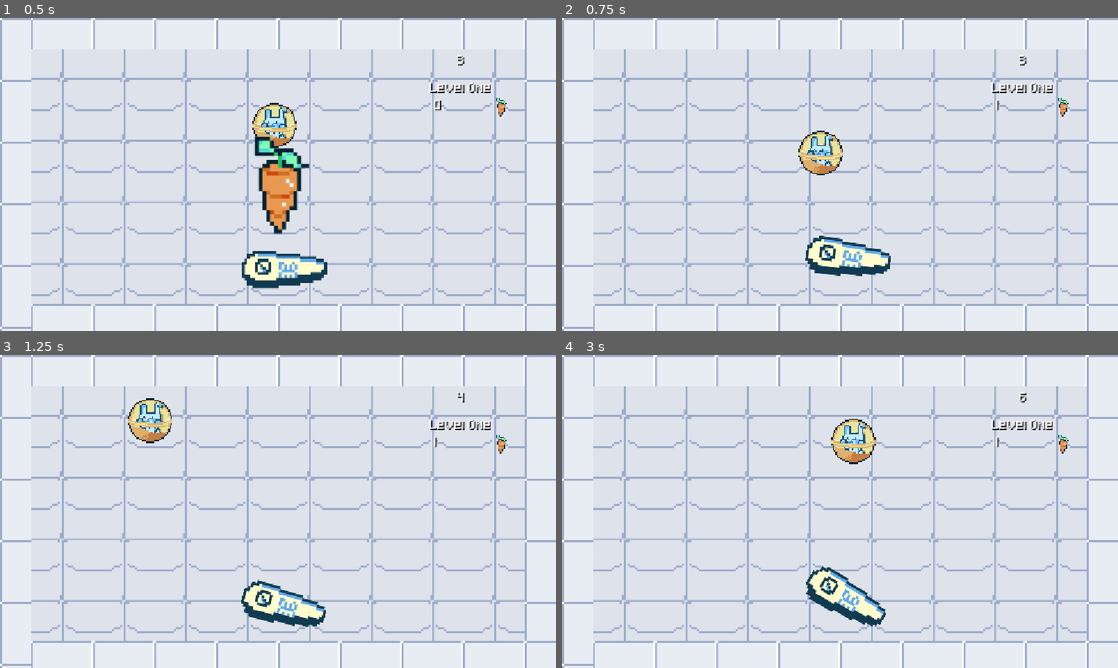
Above: before the commit, frames 1-4 (two rows, left to right).
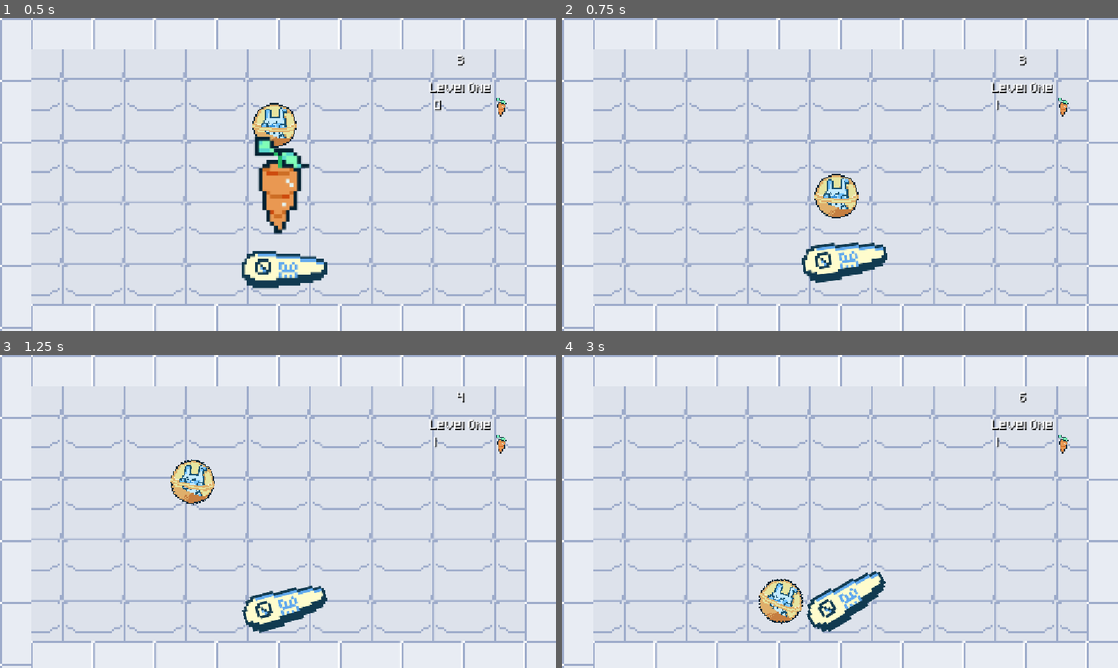
Above: after the commit, the same moments.

Repository: Junoholic/Bounce-Back-Project
Game: Godot game, scene res://main.tscn
The game is run twice, just before and just after one commit, with the same random seed, the same clock (stepped at 60 frames per second) and the same inputs.
Inputs:
- Up to frame 1 (0.5 s): no input
- Up to frame 2 (0.75 s): hold D (move_right) from 0.53 s (still down); hold 1 (paddle 1) from 0.53 s (still down)
- Up to frame 3 (1.25 s): keep holding D (move_right); keep holding 1 (paddle 1)
- Up to frame 4 (3 s): release D (move_right) at 1.28 s; release 1 (paddle 1) at 1.28 s; hold A (move_left) 1.28-2.03 s; tap 1 (paddle 1) at 1.35, 2.85 s; hold 1 (paddle 1) 2.03-2.78 s; hold D (move_right) from 2.03 s (still down)

Frame 1 is identical in both runs. In frame 2, 3.0% of the frame differs, in the area x 42-60%, y 36-85%; in frame 3, 3.4%; in frame 4, 3.8%, in the area x 35-59%, y 20-89%.

Commit message:
paddle

Diff:
--- a/pinbounce/Paddle.gd
+++ b/pinbounce/Paddle.gd
@@ -4,7 +4,7 @@
 var baseposition
 var rotationMult = 8
 var length = 0.2
-var pivotDistance = 60
+var pivotDistance = -50
 var rot
 
 # Called when the node enters the scene tree for the first time.
@@ -26,9 +26,9 @@
 
 	if cooldown >= 0:
 		if cooldown >= length / 2:
-			rot = rotationMult * (length - cooldown)
+			rot = -rotationMult * (length - cooldown)
 		else:
-			rot = rotationMult * cooldown
+			rot = -rotationMult * cooldown
 
 		rotation = rot
 		cooldown -= delta
--- a/pinbounce/paddle.tscn
+++ b/pinbounce/paddle.tscn
@@ -3,8 +3,8 @@
 [ext_resource type="Script" uid="uid://bx5a5lndofnr7" path="res://Paddle.gd" id="2_r112f"]
 [ext_resource type="Texture2D" uid="uid://8xmfyuuyl5k5" path="res://paddle.png" id="2_tbytw"]
 
-[sub_resource type="RectangleShape2D" id="RectangleShape2D_450et"]
-size = Vector2(35, 35)
+[sub_resource type="ConvexPolygonShape2D" id="ConvexPolygonShape2D_4c57u"]
+points = PackedVector2Array(16.393442, -3.2786884, -4.9180326, -4.9180326, -13.88, -5.57, -16.79, -0.03, -14.055, 7.31, 6.557377, 6.557377, 16.393442, 3.2786884)
 
 [node name="PaddleParent" type="AnimatableBody2D" unique_id=647843333]
 
@@ -14,7 +14,7 @@
 
 [node name="CollisionShape2D" type="CollisionShape2D" parent="Paddle" unique_id=496678308]
 scale = Vector2(0.61, 0.61)
-shape = SubResource("RectangleShape2D_450et")
+shape = SubResource("ConvexPolygonShape2D_4c57u")
 
 [node name="Sprite2D" type="Sprite2D" parent="Paddle/CollisionShape2D" unique_id=1582189228]
 scale = Vector2(0.2704918, 0.2704918)
